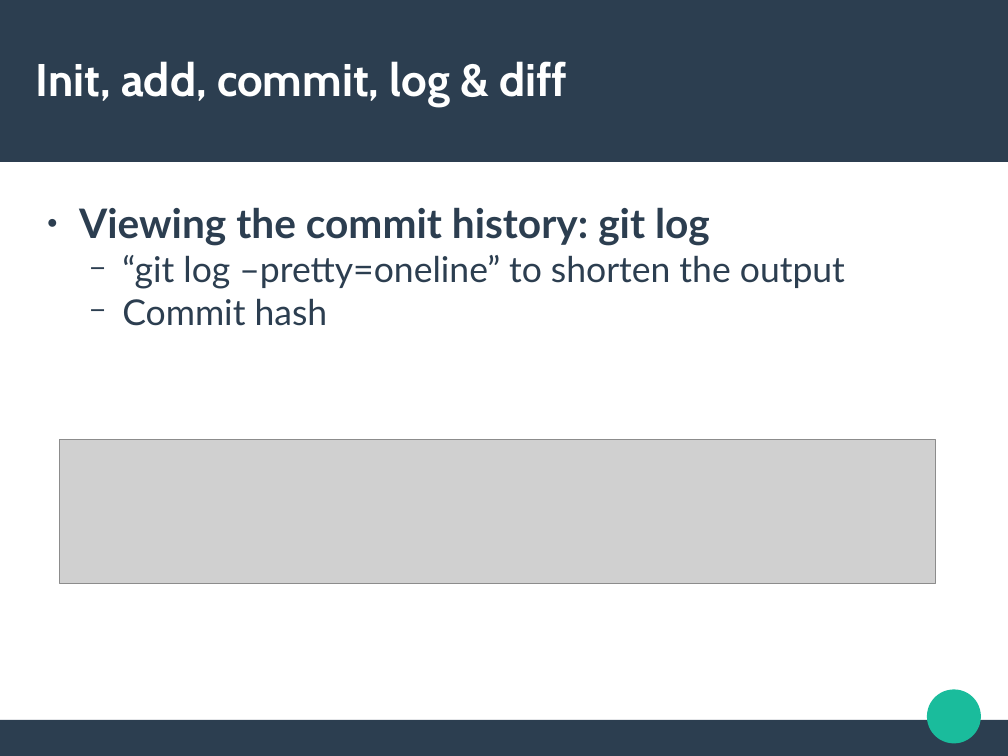
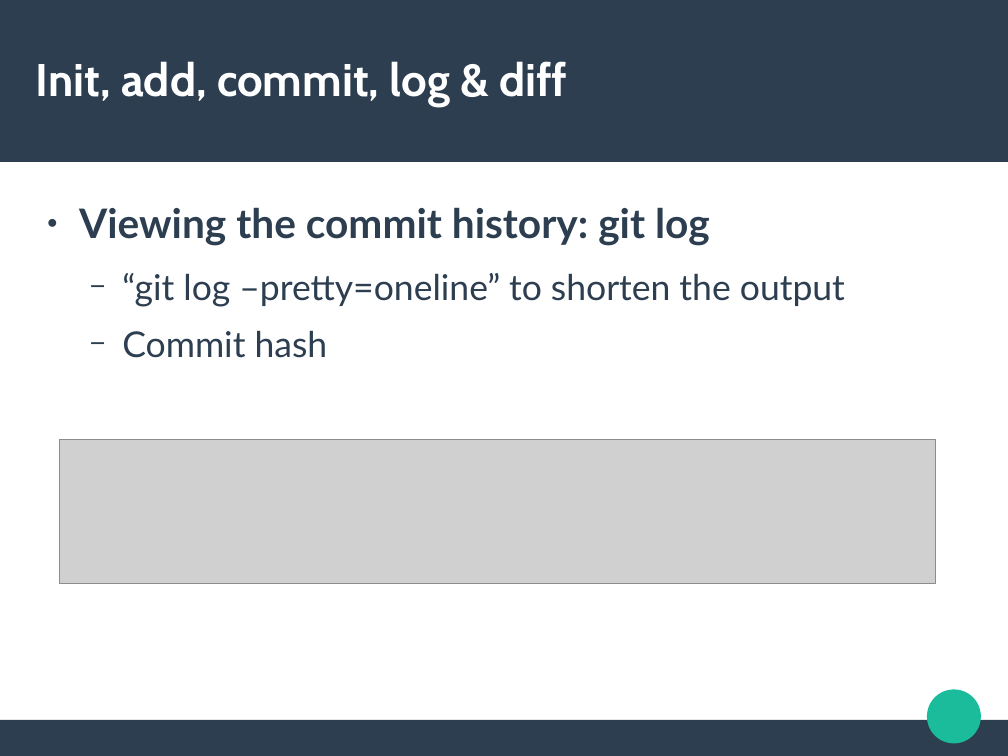
Before and after one commit to SSTIA/git-seminar, a slide deck: slide 10 of GitSeminar.pptx (slide 8 before the commit). Drawn at 1008x756 pixels with LibreOffice and Linux fonts; fonts in the diff are those of the drawing; grey boxes stand for pictures. Boxes give left, top, right and bottom in pixels: in the first picture for what was removed or moved away, otherwise in the second. Text is boxed around its words. In the diff, an @@ line names an element or a change of style, - is before the commit and + after.

```diff
--- a/GitSeminar.pptx
+++ b/GitSeminar.pptx
@@ text "Viewing the commit history: git ..." at (79, 207, 845, 358): more space between paragraphs @@
```
Also in this commit, not shown: 25 other slides changed, 2 slides added, 1 other file.
